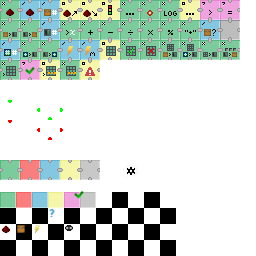
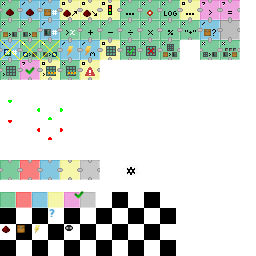
Layer changes from the first 256 × 256 image to the second:
painted on "icons.png" over [0, 39, 200, 60]
